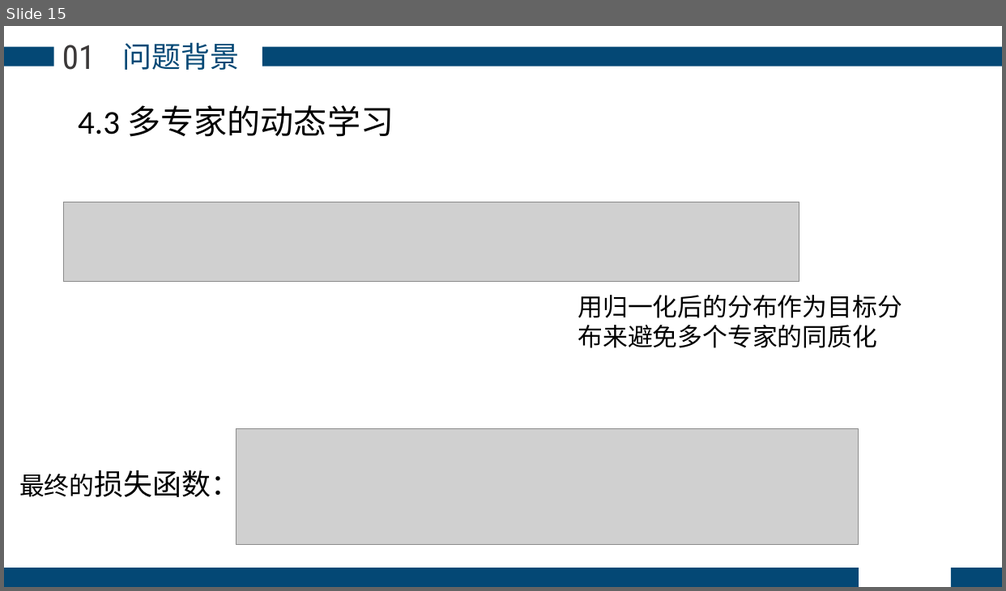
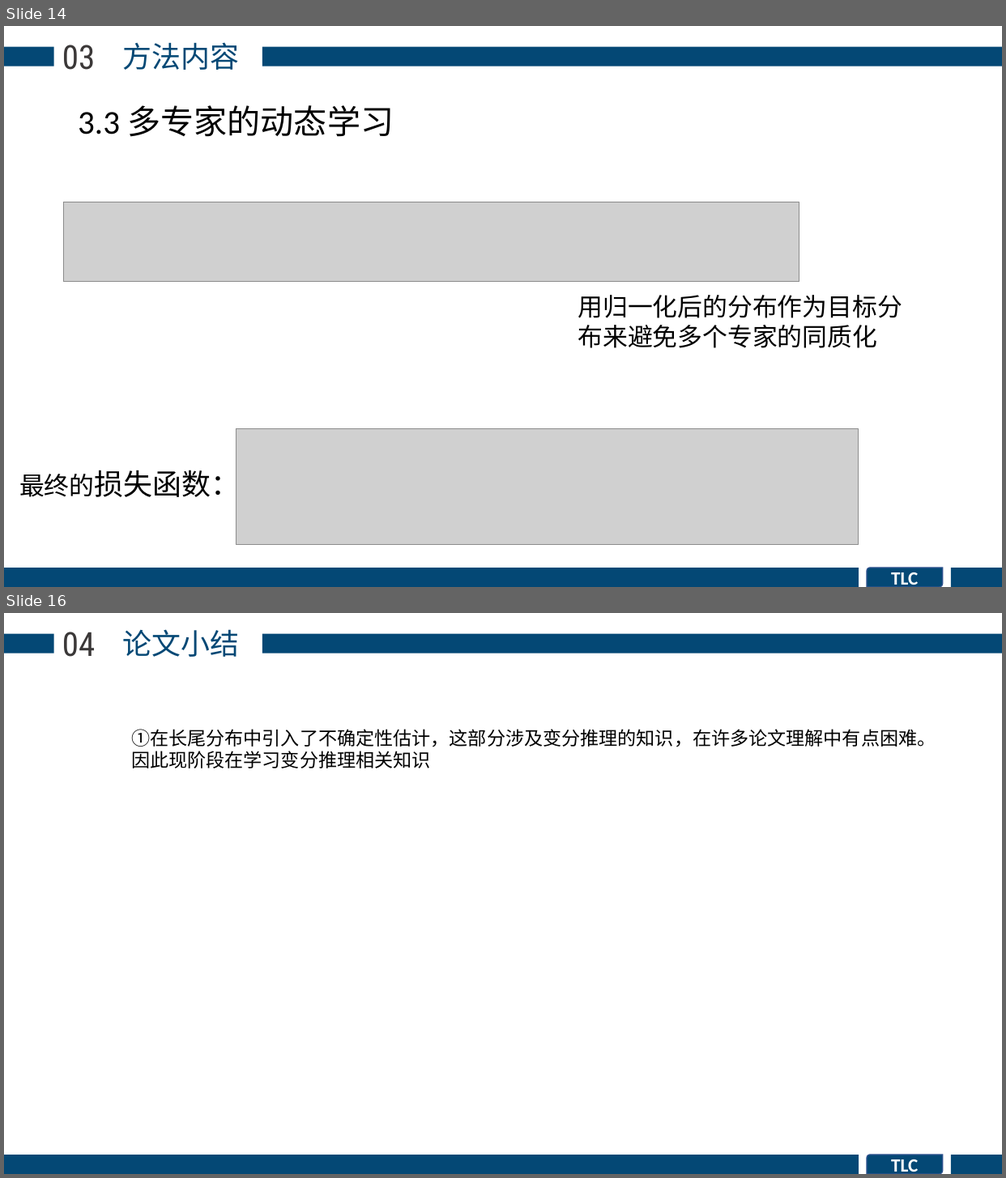
Before and after one commit to phuan-s/remote-repo, a slide deck: 研一上论文分享.pptx. Shown one above the other, each under a label of ours: slide 15 before the commit, slides 14 and 16 after it; the slides between them are not shown. The pictures are 1006x591 and 1006x1178 pixels, drawn with LibreOffice and Linux fonts; fonts in the diff are those of the drawing; grey boxes stand for pictures. Boxes give left, top, right and bottom in pixels: in the first picture for what was removed or moved away, otherwise in the second. Text is boxed around its words. In the diff, an @@ line names an element or a change of style, - is before the commit and + after.

```diff
--- a/研一上论文分享.pptx
+++ b/研一上论文分享.pptx
@@ slide 16 added at <box>4,613,1002,1174</box>, background #FFFFFF @@
@@ rectangle added at <box>4,634,54,653</box>, fill #044875 @@
@@ text added at <box>62,632,95,657</box>, 32 pt, text #3B3838 @@
+04
@@ text added at <box>123,629,240,657</box>, 28 pt, text #044875 @@
+论文小结
@@ rectangle added at <box>262,634,1002,653</box>, fill #044875 @@
@@ text added at <box>131,729,936,769</box>, 18 pt, text #000000 @@
+①在长尾分布中引入了不确定性估计，这部分涉及变分推理的知识，在许多论文理解中有点困难。
+因此现阶段在学习变分推理相关知识
@@ rectangle added at <box>4,1155,859,1174</box>, fill #044875 @@
@@ round diag rect added at <box>867,1155,943,1174</box>, fill #044875, outline #325491 1 pt, 18 pt, text #FFFFFF, bold @@
+TLC
@@ rectangle added at <box>951,1155,1002,1174</box>, fill #044875 @@
@@ what was slide 15 is now slide 14 @@
@@ slide 14 changed as well @@
@@ text at <box>62,45,95,70</box>: text changed @@
-01
+03
@@ text at <box>123,42,240,70</box>: text changed @@
-问题背景
+方法内容
@@ text at <box>78,105,394,137</box>: text changed @@
-4.3 多专家的动态学习
+3.3 多专家的动态学习
@@ round diag rect added at <box>867,568,943,587</box>, fill #044875, outline #325491 1 pt, 18 pt, text #FFFFFF, bold @@
+TLC
```
Also in this commit, not shown: 12 other slides changed, 1 other slide added, 4 slides removed, 1 other file.
